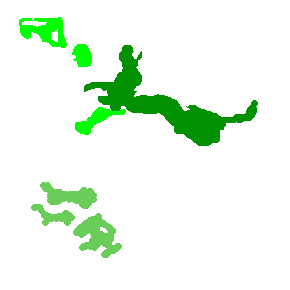
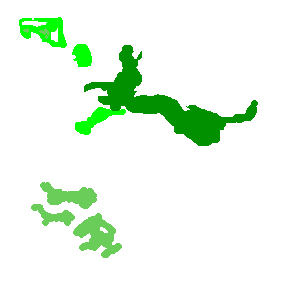
Two versions of the same layered image (290px x 290px). Layer-by-layer changes:
painted on "Neue Ebene#1" over <box>23,28,50,39</box>
